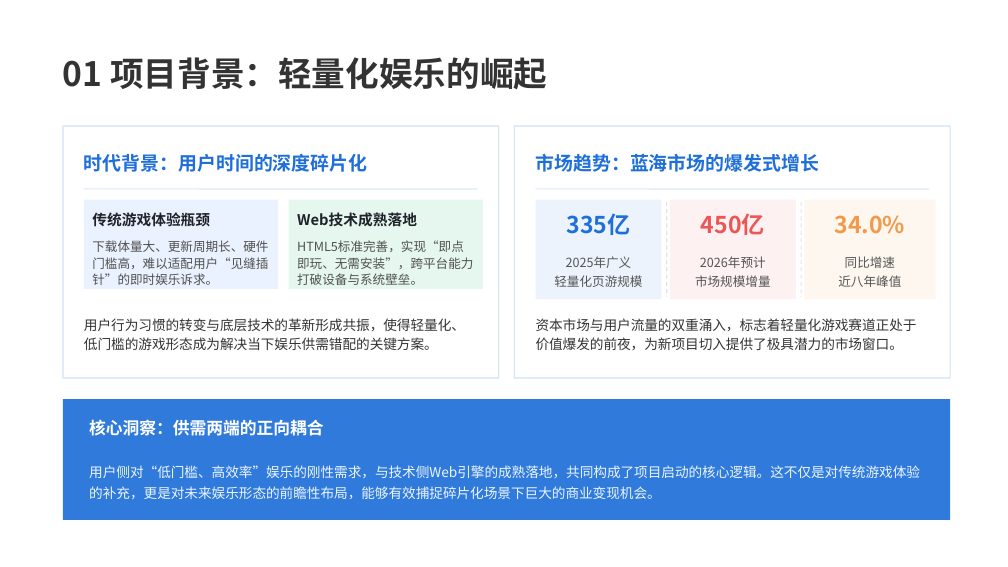
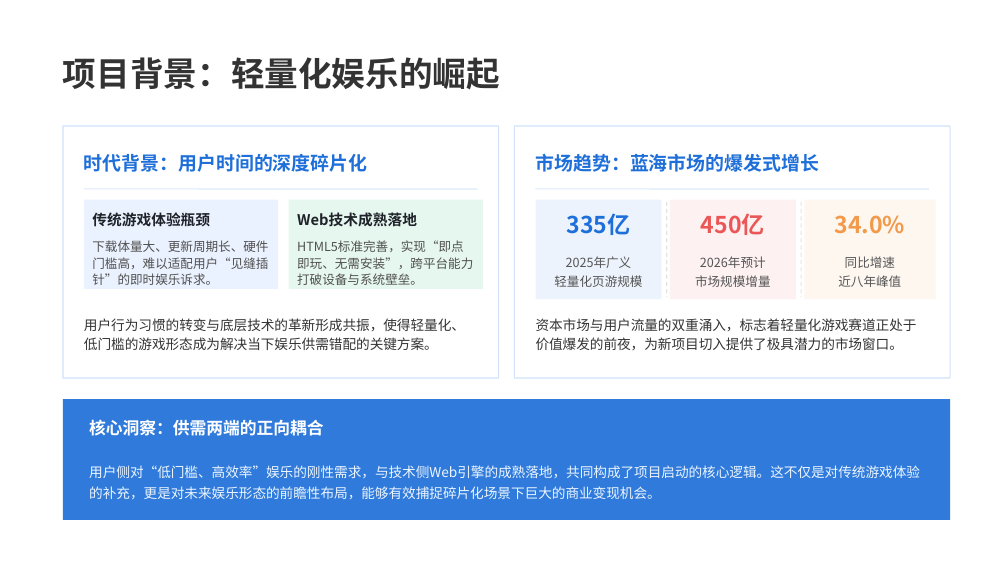
Before and after one commit to Rill-Sunny/Mini-Game, a slide deck: slide 3 of 项目答辩.pptx. Drawn at 1008x567 pixels with LibreOffice and Linux fonts; fonts in the diff are those of the drawing; background and template pictures are left out. Boxes give left, top, right and bottom in pixels: in the first picture for what was removed or moved away, otherwise in the second. Text is boxed around its words. In the diff, an @@ line names an element or a change of style, - is before the commit and + after.

```diff
--- a/项目答辩.pptx
+++ b/项目答辩.pptx
@@ text at (63,57,500,90): text changed @@
-01 项目背景：轻量化娱乐的崛起
+项目背景：轻量化娱乐的崛起
```
Also in this commit, not shown: 19 other slides changed.
